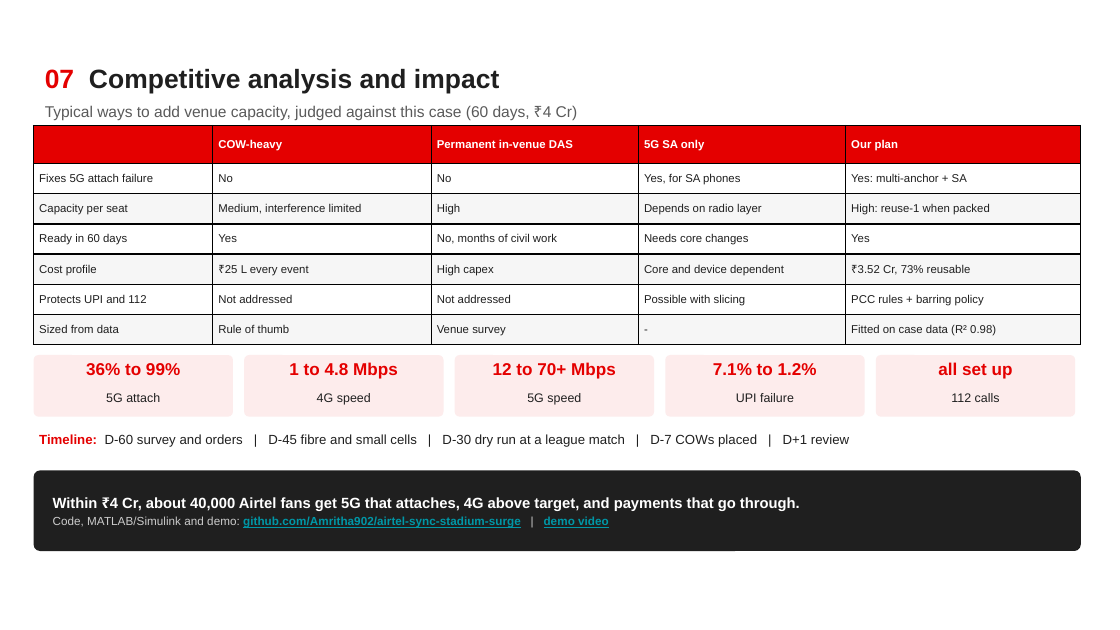
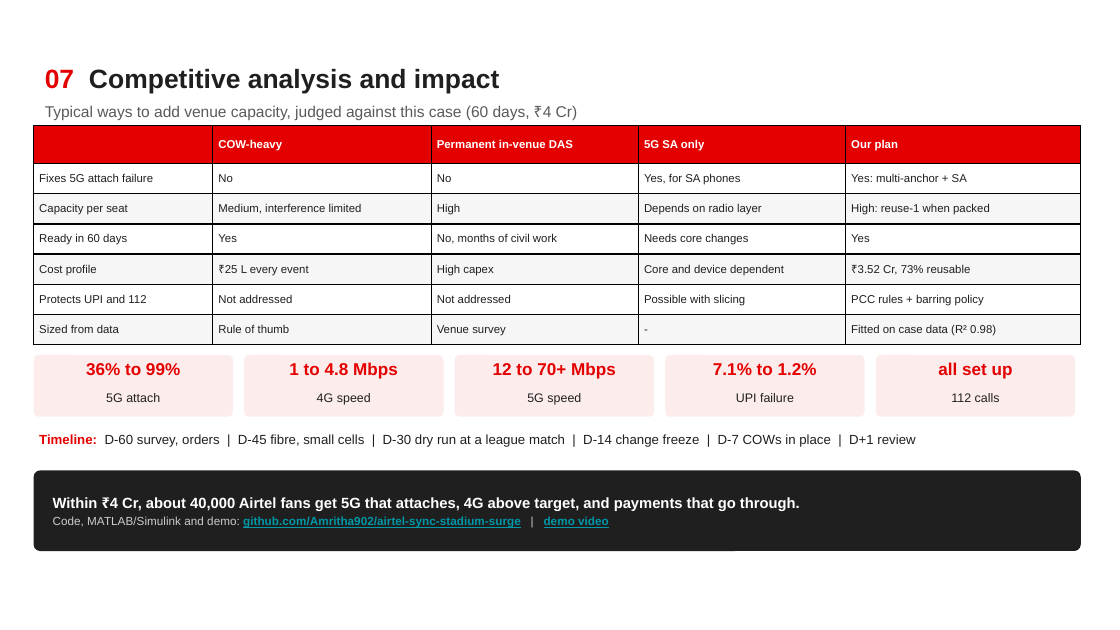
Before and after one commit to ShreyaNarasimhaKamath/Airtel_Synq_Hackathon-, a slide deck: slide 8 of Airtel_Sync_Stadium_Surge.pptx. Drawn at 1120x630 pixels with LibreOffice and Linux fonts; fonts in the diff are those of the drawing; background and template pictures are left out. Boxes give left, top, right and bottom in pixels: in the first picture for what was removed or moved away, otherwise in the second. Text is boxed around its words. In the diff, an @@ line names an element or a change of style, - is before the commit and + after.

```diff
--- a/Airtel_Sync_Stadium_Surge.pptx
+++ b/Airtel_Sync_Stadium_Surge.pptx
@@ text at [39,434,915,447]: text changed @@
-Timeline: D-60 survey and orders | D-45 fibre and small cells | D-30 dry run at a league match | D-7 COWs placed | D+1 review
+Timeline: D-60 survey, orders | D-45 fibre, small cells | D-30 dry run at a league match | D-14 change freeze | D-7 COWs in place | D+1 review
```
Also in this commit, not shown: 4 other slides changed, 13 other files.
